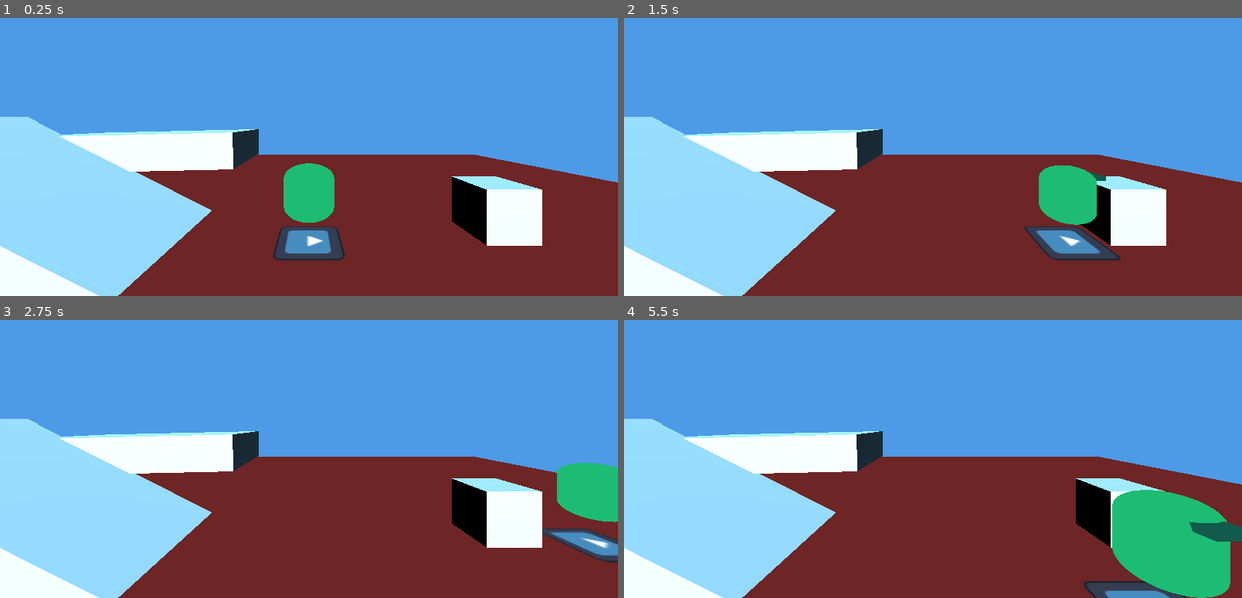
Above: before the commit, frames 1-4 (two rows, left to right).
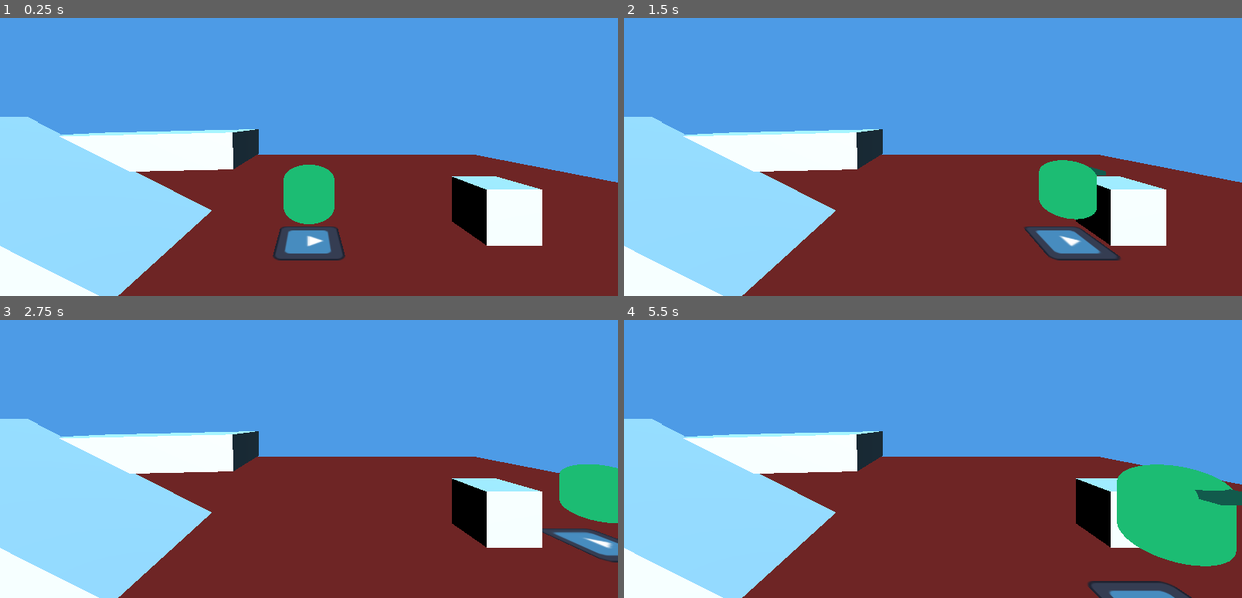
Above: after the commit, the same moments.

Repository: mcthaydt/cabaret-template
Game: Godot game, scene res://templates/base_scene_template.tscn
The game is run twice, just before and just after one commit, with the same random seed, the same clock (stepped at 60 frames per second) and the same inputs. The engine's default icon, where the game draws it, is replaced by a stand-in: a white triangle on a blue panel in a dark square.
Inputs (mouse positions are in pixels of both pictures, inside the frame that each line leads up to):
- Up to frame 1 (0.25 s): no input
- Up to frame 2 (1.5 s): tap Enter at 0.5 s; move the mouse to (1068, 104) at 0.52 s; hold D (move_right) 0.53-1.25 s; tap Shift (sprint) at 0.6 s; click (1068, 104) at 0.67 s; tap Space (jump) at 0.77 s; drag from (809, 140) to (902, 190) at 1.27 s
- Up to frame 3 (2.75 s): tap Space (jump) at 2 s; move the mouse to (370, 347) at 2.02 s; hold D (move_right) from 2.03 s (still down); tap Ctrl at 2.1 s
- Up to frame 4 (5.5 s): release D (move_right) at 2.75 s; drag from (902, 492) to (747, 372) at 2.77 s; tap Enter at 3.5 s; move the mouse to (1118, 475) at 3.52 s; hold A (move_left) 3.53-4.25 s; tap Alt at 3.6 s; tap Space (jump) at 3.77, 5 s; drag from (747, 372) to (840, 336) at 4.27 s; move the mouse to (963, 425) at 5.02 s; hold S (move_backward) from 5.03 s (still down); tap Shift (sprint) at 5.1 s; click (963, 425) at 5.17 s

The runs differ from the first frame. In frame 1, less than 0.1% of the frame differs, in the area x 45-55%, y 52-75%; in frame 2, 0.4%; in frame 3, 0.4%; in frame 4, 4.9%, in the area x 74-100%, y 51-100%.

Commit message:
Preventing double gravity

Diff:
--- a/resources/floating_default.tres
+++ b/resources/floating_default.tres
@@ -9,7 +9,7 @@
 damping_ratio = 1.0
 max_up_speed = 20.0
 max_down_speed = 30.0
-fall_gravity = 30.0
+fall_gravity = 60.0
 height_tolerance = 0.05
 settle_speed_tolerance = 0.1
 align_to_normal = true
--- a/scripts/ecs/resources/rs_floating_settings.gd
+++ b/scripts/ecs/resources/rs_floating_settings.gd
@@ -7,7 +7,7 @@
 @export var damping_ratio: float = 1.0
 @export var max_up_speed: float = 20.0
 @export var max_down_speed: float = 30.0
-@export var fall_gravity: float = 30.0
+@export var fall_gravity: float = 60.0
 @export var height_tolerance: float = 0.05
 @export var settle_speed_tolerance: float = 0.1
 @export var align_to_normal: bool = true
--- a/scripts/ecs/systems/s_gravity_system.gd
+++ b/scripts/ecs/systems/s_gravity_system.gd
@@ -4,9 +4,22 @@
 
 @export var gravity: float = 30.0
 const MOVEMENT_TYPE := StringName("C_MovementComponent")
+const FLOATING_TYPE := StringName("C_FloatingComponent")
 
 func process_tick(delta: float) -> void:
     var processed := {}
+    var floating_by_body: Dictionary = {}
+
+    # Collect bodies that have a floating component so the floating system
+    # owns vertical motion (prevents double gravity).
+    for floating in get_components(FLOATING_TYPE):
+        if floating == null:
+            continue
+        var floating_body = floating.get_character_body()
+        if floating_body == null:
+            continue
+        floating_by_body[floating_body] = true
+
     for component in get_components(MOVEMENT_TYPE):
         if component == null:
             continue
@@ -19,6 +32,10 @@
             continue
         processed[body] = true
 
+        # Skip bodies managed by floating to avoid double gravity.
+        if floating_by_body.has(body):
+            continue
+
         if body.is_on_floor():
             continue
 
--- a/tests/unit/ecs/components/test_floating_component.gd
+++ b/tests/unit/ecs/components/test_floating_component.gd
@@ -28,7 +28,7 @@
 	assert_almost_eq(component.settings.damping_ratio, 1.0, 0.001)
 	assert_almost_eq(component.settings.max_up_speed, 20.0, 0.001)
 	assert_almost_eq(component.settings.max_down_speed, 30.0, 0.001)
-	assert_almost_eq(component.settings.fall_gravity, 30.0, 0.001)
+	assert_almost_eq(component.settings.fall_gravity, 60.0, 0.001)
 	assert_true(component.settings.align_to_normal)
 	assert_false(component.is_supported)
 	assert_false(component.has_recent_support(Time.get_ticks_msec() / 1000.0, 0.01))
